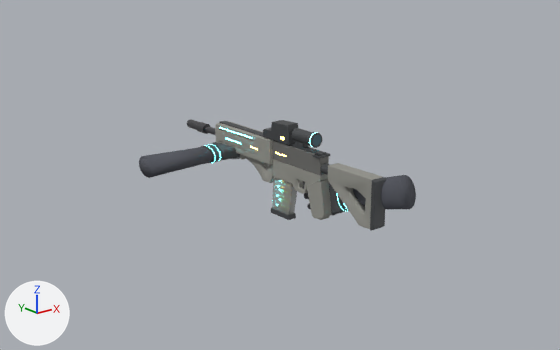
The glTF model assets/models/xmr4.glb: old version first, new version second.
Before and after are seen from a 50 mm lens placed at (-1.37, -1.549, 0.679), pointed at (-0.176, -0.056, 0.082). Arrows for +X, +Y and +Z are at lower left; the lights stay in place. The older version comes first. Where no turn or scale is listed for an object, it has been applied to the vertices. Vertices at exactly the same position are counted once.

Objects in the first picture: 'ButtPad', 'GloveMesh.L', 'GloveMesh.R', 'Handguard', 'HoloSight', 'Lower', 'Magazine', 'PistolGrip', 'Stock', 'Upper' and 13 more.
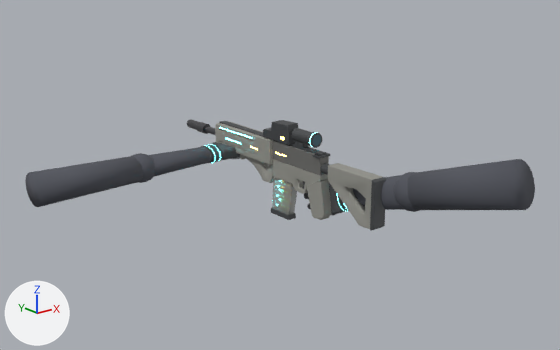
The edits, one by one:
me_glovemesh_l is used by ob_glovemesh_l; location (-0.074, 0.398, 0.021).
me_glovemesh_l had 3426 vertices, 6620 faces and spanned x -0.24..0.167, y -0.057..0.088, z -0.03..0.034.
me_glovemesh_l now has 3688 vertices, 7136 faces and spans x -0.58..0.167, y -0.057..0.088, z -0.045..0.049.
me_glovemesh_l part 1: a new loose piece, a UV sphere (20 segments, 12 rings, poles along z) spanning x -0.31..-0.21, y -0.05..0.05, z -0.04..0.044, in mat_armsuit (dark grey #52555d).
me_glovemesh_l part 2: a new loose piece, a 20-sided cut cone along x (radius 0.056 by 0.047 at the low end, 0.047 by 0.038 at the high end) spanning x -0.58..-0.27, y -0.057..0.055, z -0.045..0.049, in mat_armsuit (dark grey #52555d).
Other edits to the shape of me_glovemesh_l do not show in these pictures.
me_glovemesh_r is used by ob_glovemesh_r; location (0.034, -0.076, -0.016).
me_glovemesh_r had 3426 vertices, 6620 faces and spanned x -0.034..0.03, y -0.242..0.163, z -0.093..0.114.
me_glovemesh_r now has 3688 vertices, 7136 faces and spans x -0.048..0.046, y -0.57..0.163, z -0.093..0.228.
me_glovemesh_r part 3: a new loose piece, a UV sphere (20 segments, 12 rings, poles along x) spanning x -0.044..0.04, y -0.298..-0.198, z 0.028..0.128, in mat_armsuit (dark grey #52555d).
me_glovemesh_r part 4: a new loose piece of 40 vertices spanning x -0.048..0.046, y -0.57..-0.243, z 0.036..0.228, in mat_armsuit (dark grey #52555d).
Other edits to the shape of me_glovemesh_r do not show in these pictures.

Pixel boxes [x1, y1, x2, y2] of what changed, in the pictures (560 x 350 px):
'GloveMesh.R', reshaped: before [304, 175, 416, 216]; after [304, 159, 535, 216]
'GloveMesh.L', reshaped: before [139, 142, 240, 178]; after [25, 142, 240, 207]
part 1 of me_glovemesh_l, added: after [131, 153, 155, 183]
part 2 of me_glovemesh_l, added: after [25, 156, 143, 207]
part 3 of me_glovemesh_r, added: after [394, 172, 420, 212]
part 4 of me_glovemesh_r, added: after [407, 159, 535, 210]
